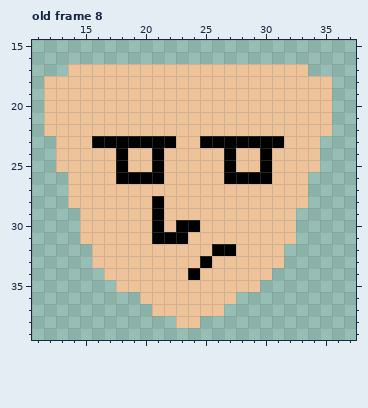
Edited in one commit: pixel-art file (assets/images/ase/Visage1.ase). Above, as it was before the edit.
48x64 pixels, 12 frames. Shown: old frame 8: x 11..37, y 15..39. The commit also changed other frames, which this record leaves out.
The result:
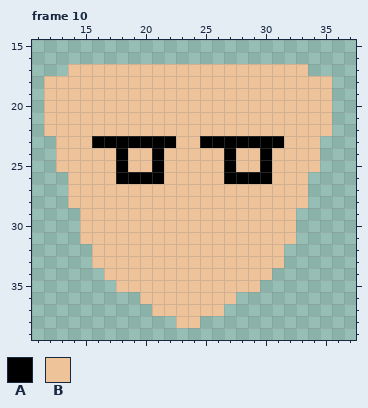
Palette (. is transparent): A #000000  B #eec39a
A new or re-ordered frame is compared with the old frame closest to it.
Edits made:
frames 12 -> 14
Frame 10 is new; against old frame 8:
y 28..29: x 21 A -> B
y 30: x 21 A -> B; x 23..24 AA -> BB
y 31: x 21..23 AAA -> BBB
y 32: x 26..27 AA -> BB
y 33: x 25 A -> B
y 34: x 24 A -> B
Changed places in both pictures, as pixel boxes (x1, y1, x2, y2):
changed: (152, 196, 236, 280)
